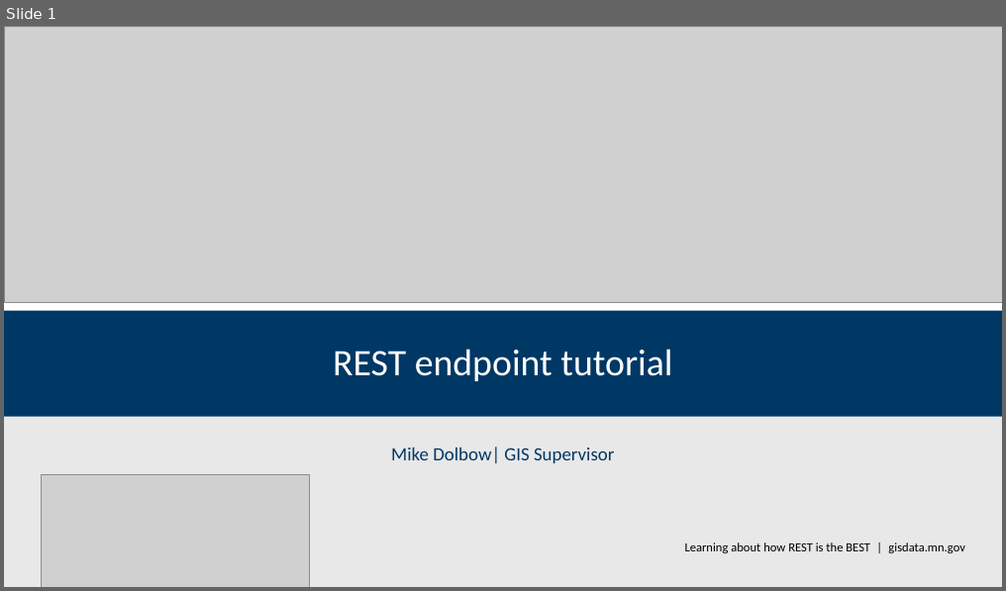
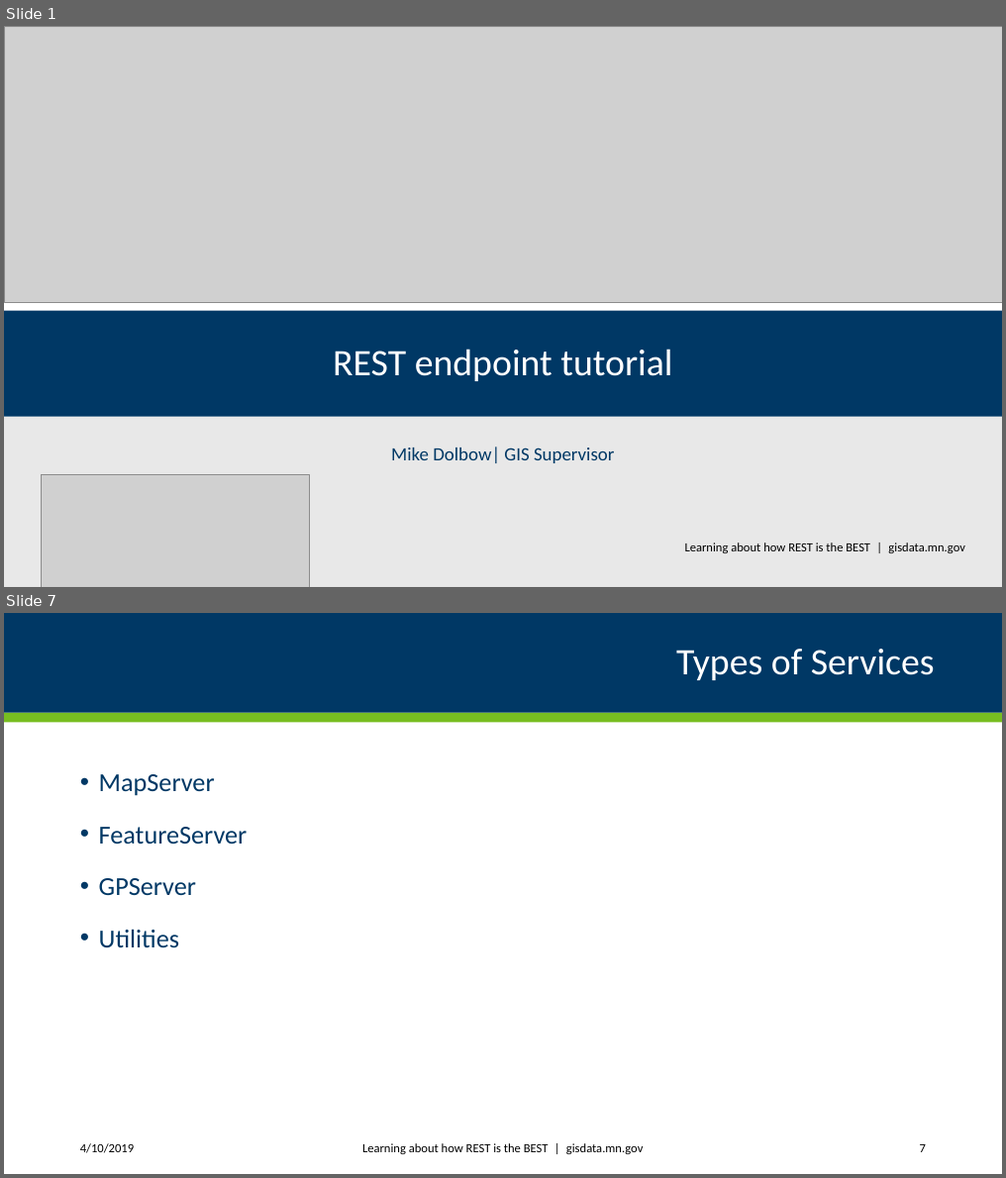
Before and after one commit to mmdolbow/RESTendpts, a slide deck: ppt/REST endpoint tutorial.pptx. Shown one above the other, each under a label of ours: slide 1 before the commit, slides 1 and 7 after it; the slides between them are not shown. The pictures are 1006x591 and 1006x1178 pixels, drawn with LibreOffice and Linux fonts; fonts in the diff are those of the drawing; grey boxes stand for pictures; background and template pictures are left out. Boxes give left, top, right and bottom in pixels: in the first picture for what was removed or moved away, otherwise in the second. Text is boxed around its words. In the diff, an @@ line names an element or a change of style, - is before the commit and + after.

```diff
--- a/ppt/REST endpoint tutorial.pptx
+++ b/ppt/REST endpoint tutorial.pptx
@@ slide 7 added at (4,613,1002,1174), background #FFFFFF @@
@@ title added at (4,613,1002,713), fill #003865, 36 pt, text #FFFFFF @@
+Types of Services
@@ rectangle added at (4,713,1002,722), fill #78BE21 @@
@@ text added at (99,774,248,949), 25 pt, text #003865 @@
+• MapServer
+• FeatureServer
+• GPServer
+• Utilities
@@ text added at (80,1144,134,1154), 12 pt, text #000000 @@
+4/10/2019
@@ text added at (362,1144,644,1155), 12 pt, text #000000 @@
+Learning about how REST is the BEST | gisdata.mn.gov
@@ page number added at (920,1145,926,1153), 12 pt, text #000000 @@
+7
```
Also in this commit, not shown: 9 slides changed, 3 other files.
